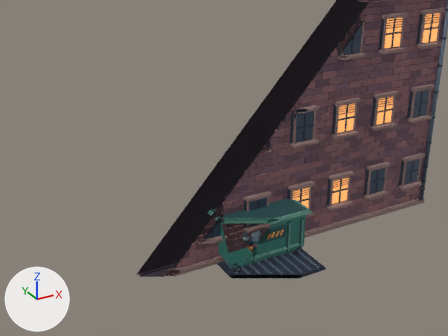
The Blender file art/midnight.blend, before and after one commit.
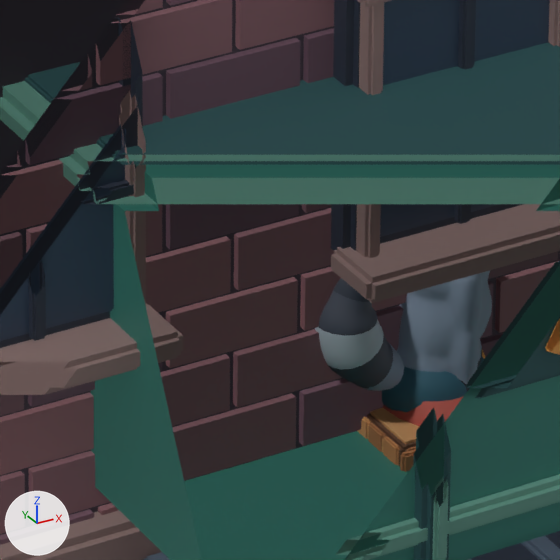
Old and new are each drawn from a 50 mm camera at (-943.0, -1505.0, 1077.0) aimed at (-47.0, 124.0, 263.0) and again close up on the part from 47% to 60% of the width and 60% to 78% of the height. Arrows for +X, +Y and +Z are at lower left; the lights stay in place. The first two pictures are the older version. Everything nearer to the camera than a plane just in front of the edit is cut away.

Names of what the first close-up shows: 'Continuous raccoon body', 'Continuous striped tail', 'carton.mesh', 'crate.mesh', 'dumpster-lid.mesh', 'dumpster.mesh', 'facade.mesh', 'worker.head.mesh', 'worker.spine.mesh'.
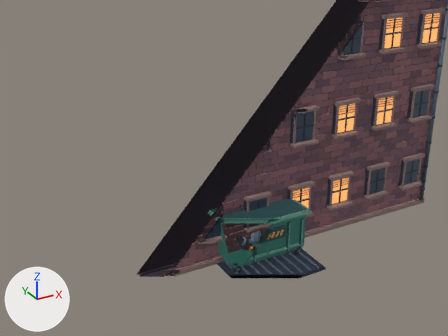
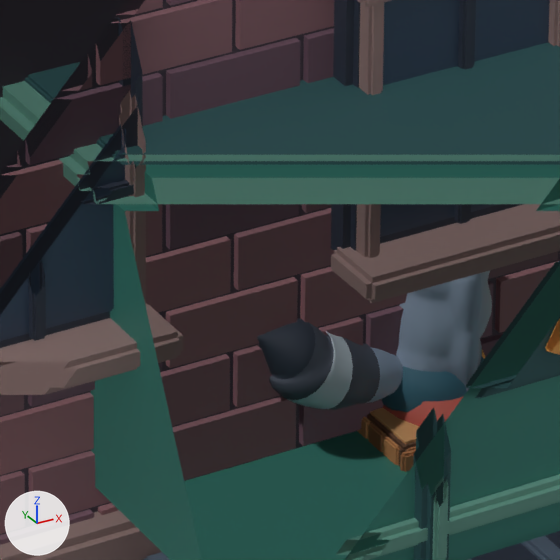
Location of each change, [x1, y1, x2, y2] in pixels of the close-ups (560 x 560 px):
'Continuous striped tail', reshaped: before [315, 278, 404, 391]; after [257, 318, 403, 410]

The change in detail:
me_swept_striped_tail is used by ob_continuous_striped_tail; location (0.0, 0.0, 0.0).
me_swept_striped_tail had 520 vertices, 502 faces and spanned x -48.1..-12.0, y -13.2..13.2, z 37.2..95.1.
me_swept_striped_tail now has 520 vertices, 502 faces and spans x -73.3..-13.4, y -15.6..15.6, z 35.5..74.2.
me_swept_striped_tail part 1: 520 of 520 vertices moved; they spanned x -48.1..-12.0, y -13.2..13.2, z 37.2..95.1 and now span x -73.3..-13.4, y -15.6..15.6, z 35.5..74.2; mean shift (-15.6, 0.0, -10.2).
